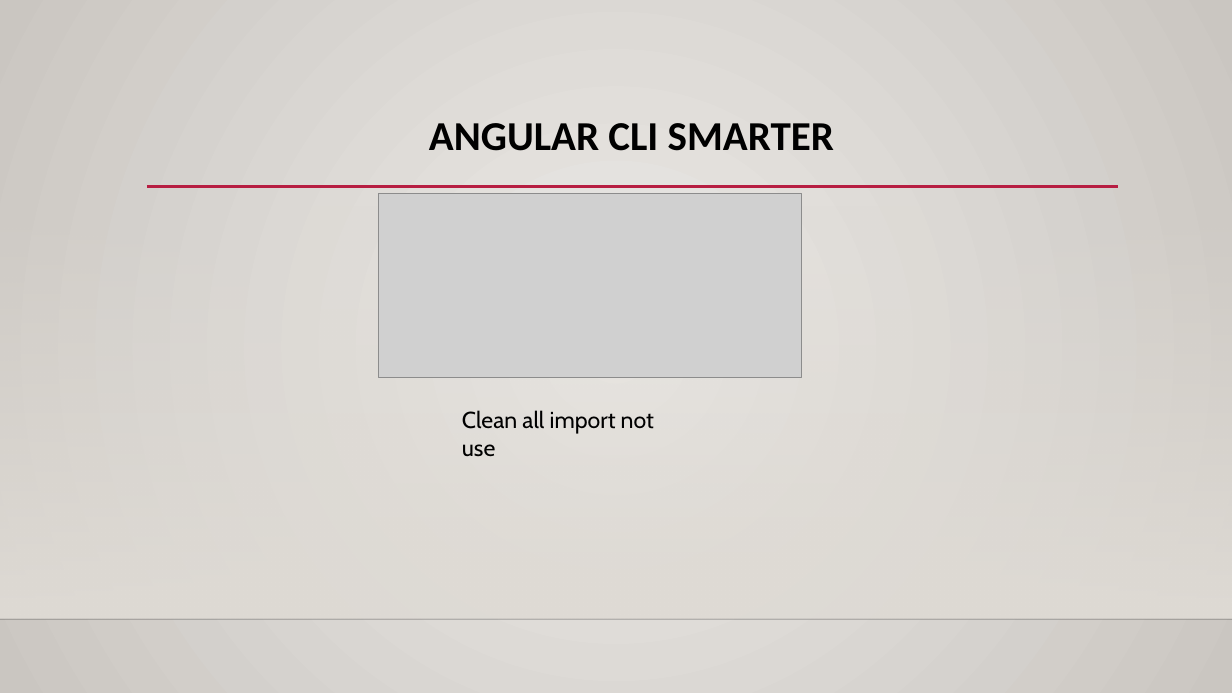
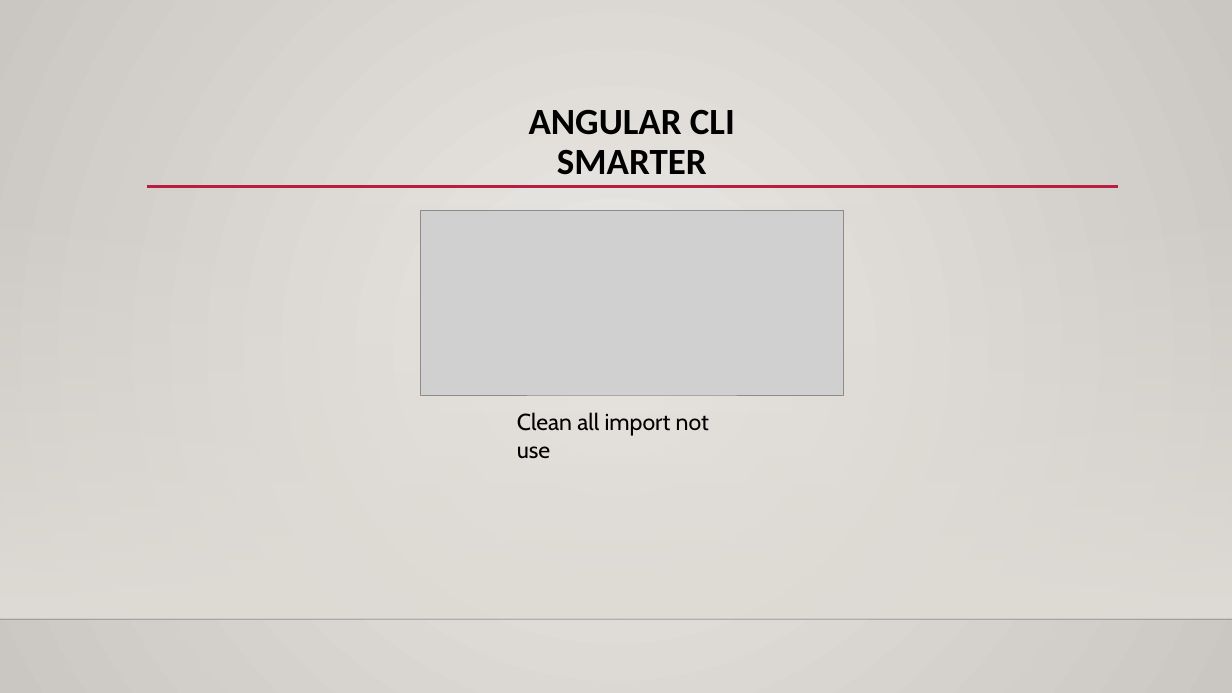
Before and after one commit to TriBuiQuang/demo_angular_19, a slide deck: slide 13 of Presentation2.pptx (slide 5 before the commit). Drawn at 1232x693 pixels with LibreOffice and Linux fonts; fonts in the diff are those of the drawing; grey boxes stand for pictures; background and template pictures are left out. Boxes give left, top, right and bottom in pixels: in the first picture for what was removed or moved away, otherwise in the second. Text is boxed around its words. In the diff, an @@ line names an element or a change of style, - is before the commit and + after.

```diff
--- a/Presentation2.pptx
+++ b/Presentation2.pptx
@@ title "ANGULAR CLI SMARTER": place and size @@
-title "ANGULAR CLI SMARTER" at [429,123,834,151]
+title "ANGULAR CLI SMARTER" at [529,109,735,175]
@@ title "ANGULAR CLI SMARTER" at [529,109,735,175]: size 32 to 28.8 pt @@
@@ picture: place and size @@
-picture at [378,193,801,378]
+picture at [421,211,844,396]
@@ text "Clean all import not use": place and size @@
-text "Clean all import not use" at [462,410,654,457]
+text "Clean all import not use" at [517,412,709,459]
```
Also in this commit, not shown: 1 other slide changed, 8 slides added, 1 other file.
